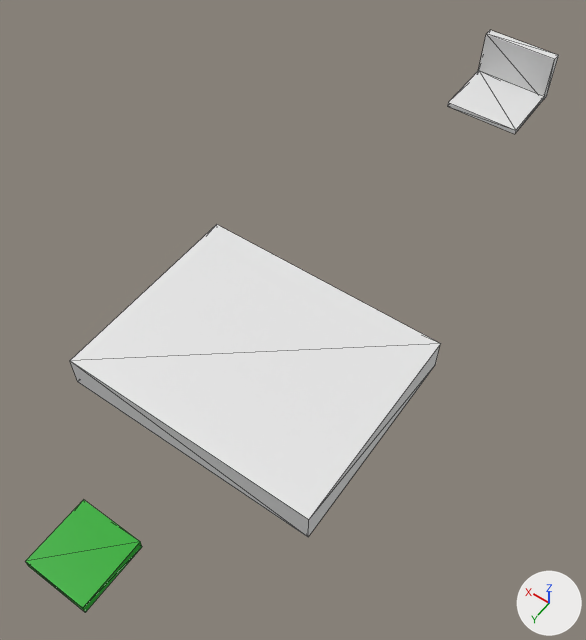
Renders of the glTF model assets/scene/level2.gltf from each side of a commit.
Both versions are drawn from a camera (50 mm lens) standing at (-16.2, 48.9, 36.0) and looking at (0.7, 25.3, -1.2). Every picture has the same lights, and +X, +Y and +Z are marked at lower right. Mesh edges are drawn as thin lines. Where no turn or scale is listed for an object, it has been applied to the vertices. Vertices at the same position are counted once.
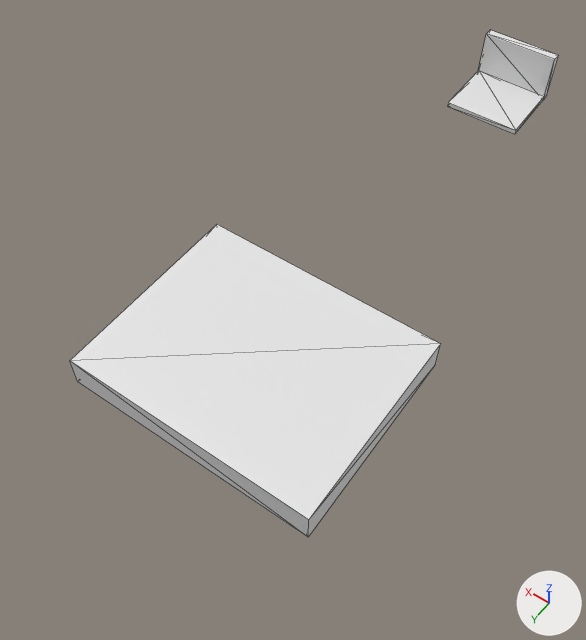
Pixel boxes (x1, y1, x2, y2) of what changed, in the pictures (586 x 640 px; the box of a moved part takes in the faces that stretch with it):
'Cube.001', mesh rescaled, reshaped
    both: (70, 225, 440, 537)
'Cube.002', deleted (green)
    before: (25, 500, 142, 613)
part 1 of me_cube_002, moved or reshaped
    before: (25, 500, 142, 613)
    after: (70, 225, 440, 537)

Diff of the bpy script that builds the scene:
```diff
--- a/assets/scene/level2.gltf.py
+++ b/assets/scene/level2.gltf.py
@@ mat_material_001 @@
 mat_material_001 = principled_material('Material.001')
-mat_material_001.base_color = (0.00656, 0.402, 0.0103)  # green #13aa1a
+mat_material_001.base_color = (0.8, 0.8, 0.8)  # white #e7e7e7
@@ me_cube @@
 me_cube.from_pydata(...)  # 8 vertices, 12 faces; spans x -1.0..1.0, y -1.0..1.0, z -1.0..1.0
-me_cube.materials.append(mat_material)  # white #e7e7e7
+me_cube.materials.append(mat_material_001)  # white #e7e7e7
@@ me_cube_002 @@
 me_cube_002.from_pydata(...)  # 8 vertices, 12 faces; spans x -1.8..1.8, y -1.86..1.86, z -0.31..0.31
-me_cube_002.materials.append(mat_material_001)  # green #13aa1a
+# me_cube_002 part 1: the whole mesh is scaled about its middle by (0.555, 0.538, 3.27)
@@ ob_cube_001 @@
-ob_cube_001 = bpy.data.objects.new('Cube.001', me_cube_001)
+ob_cube_001 = bpy.data.objects.new('Cube.001', me_cube_002)
 ob_cube_001.location = (0.0, 29.55, 0.0)
@@ ob_cube_002 @@
-ob_cube_002 = bpy.data.objects.new('Cube.002', me_cube_002)
-ob_cube_002.location = (0.0, 42.66, 0.0)
```
